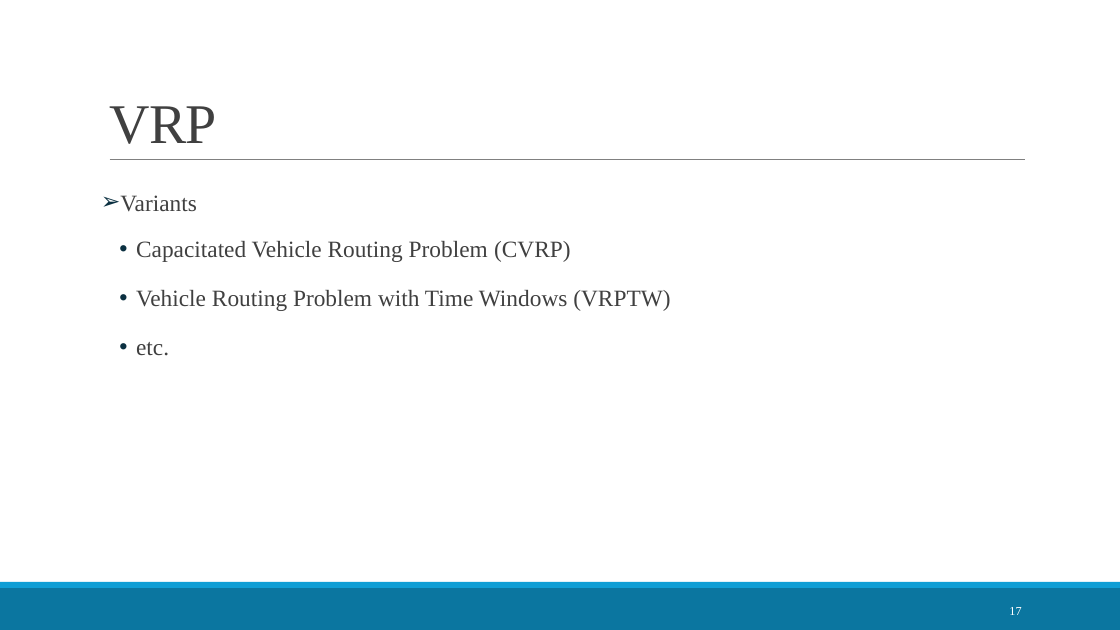
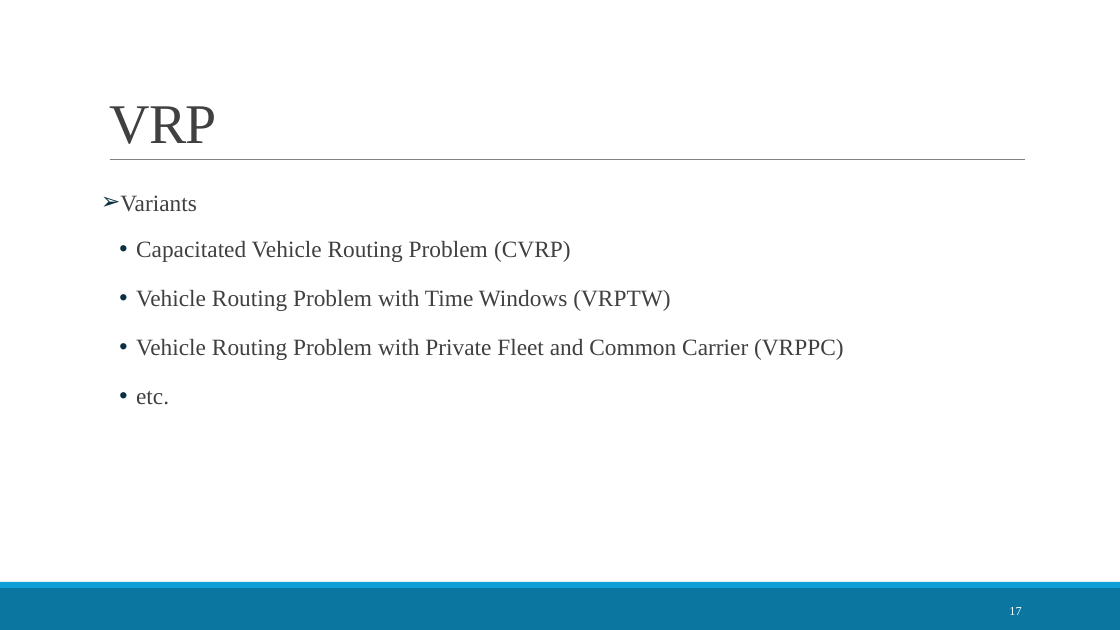
Before and after one commit to LloydGain/114_NTUT_Thesis, a slide deck: slide 17 of docs/thesis/114_楊宏傑_口試簡報.pptx. Drawn at 1120x630 pixels with LibreOffice and Linux fonts; fonts in the diff are those of the drawing. Boxes give left, top, right and bottom in pixels: in the first picture for what was removed or moved away, otherwise in the second. Text is boxed around its words. In the diff, an @@ line names an element or a change of style, - is before the commit and + after.

```diff
--- a/docs/thesis/114_楊宏傑_口試簡報.pptx
+++ b/docs/thesis/114_楊宏傑_口試簡報.pptx
@@ text at [136, 339, 844, 360]: paragraph added @@
+  • Vehicle Routing Problem with Private Fleet and Common Carrier (VRPPC)
```
Also in this commit, not shown: 9 other slides changed, 1 slide added, 3 slides removed.
